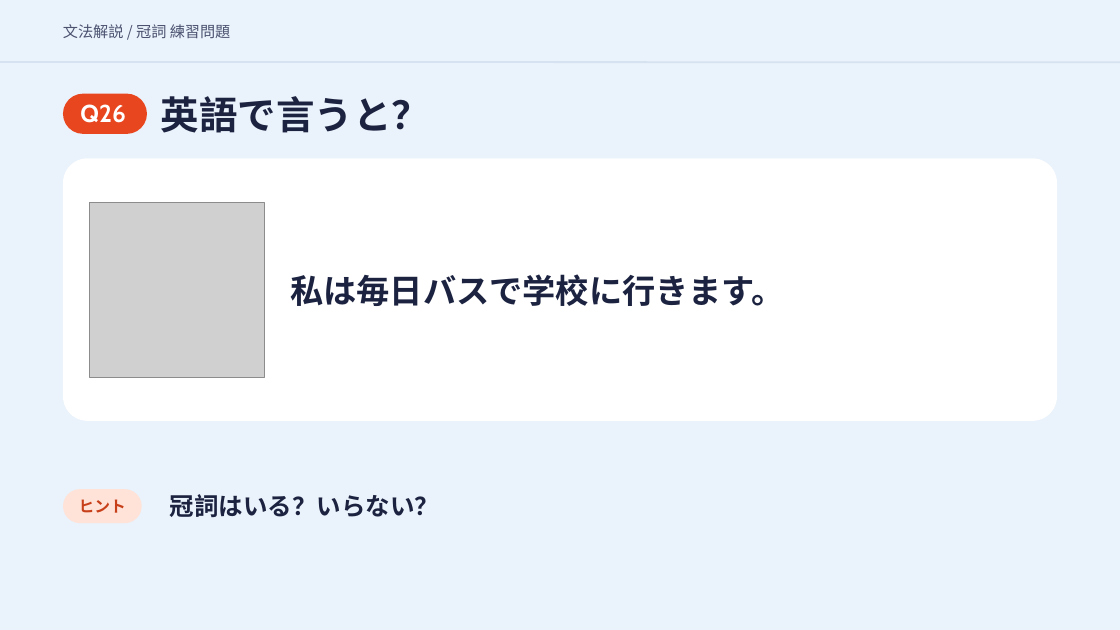
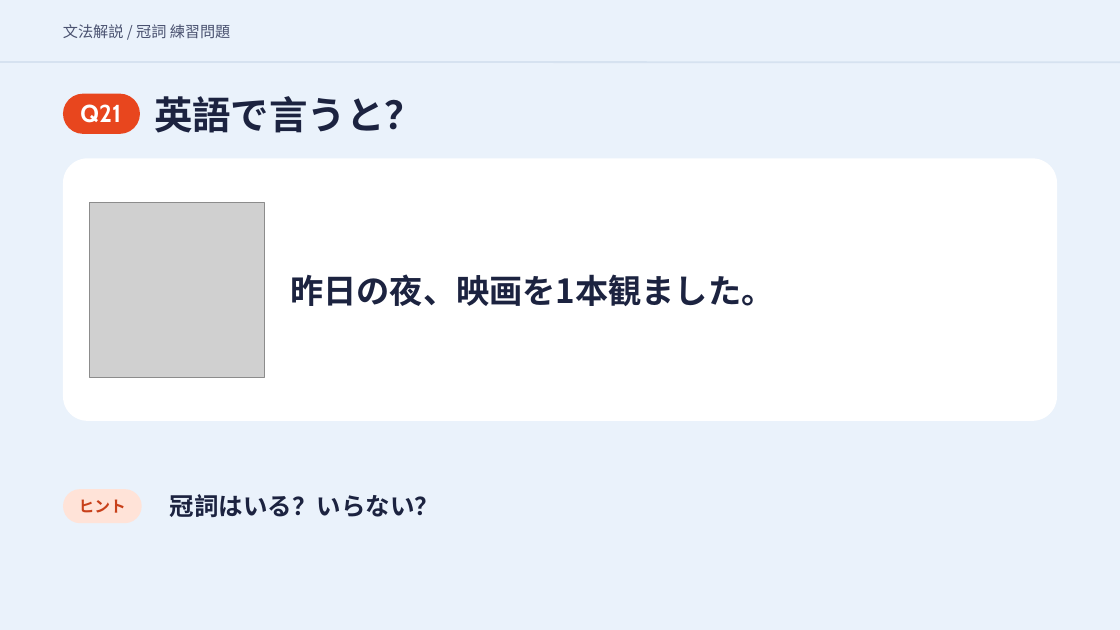
Before and after one commit to hinakajisaki-dev/hina-english, a slide deck: slide 48 of matome/articles-4/articles-4-slides.pptx (slide 58 before the commit). Drawn at 1120x630 pixels with LibreOffice and Linux fonts; fonts in the diff are those of the drawing; grey boxes stand for pictures. Boxes give left, top, right and bottom in pixels: in the first picture for what was removed or moved away, otherwise in the second. Text is boxed around its words. In the diff, an @@ line names an element or a change of style, - is before the commit and + after.

```diff
--- a/matome/articles-4/articles-4-slides.pptx
+++ b/matome/articles-4/articles-4-slides.pptx
@@ text "英語で言うと？": place and size @@
-text "英語で言うと？" at bbox=[161, 96, 430, 133]
+text "英語で言うと？" at bbox=[154, 96, 423, 133]
@@ rounded rectangle: place and size @@
-rounded rectangle at bbox=[63, 93, 147, 134]
+rounded rectangle at bbox=[63, 93, 140, 134]
@@ text at bbox=[80, 104, 121, 123]: text changed @@
-Q26
+Q21
@@ text at bbox=[290, 274, 774, 306]: text changed @@
-私は毎日バスで学校に行きます。
+昨日の夜、映画を1本観ました。
```
Also in this commit, not shown: 52 other slides changed, 10 slides removed, 3 other files.
